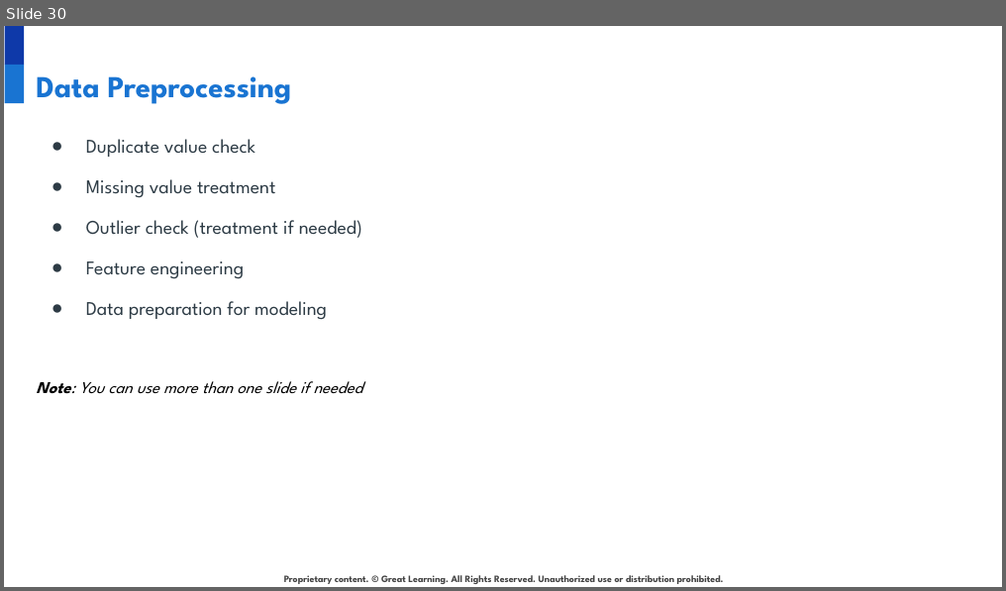
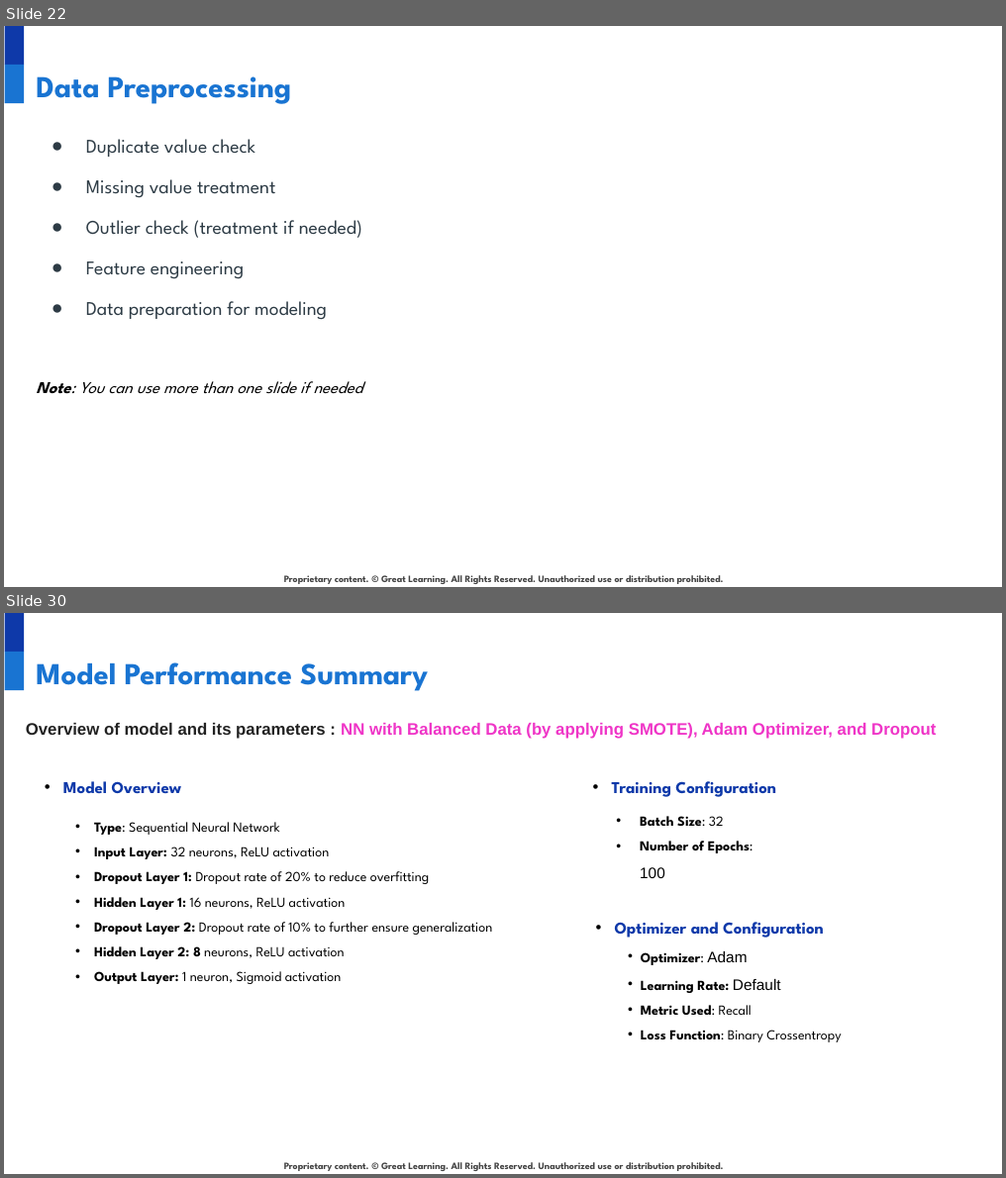
Before and after one commit to developer20sujeet/Python_For_AIML_DataScience, a slide deck: GreatLearningProject/NLP/1.Bank Churn Prediction/INN_Project_PresentationTemplate.pptx. Shown one above the other, each under a label of ours: slide 30 before the commit, slides 22 and 30 after it; the slides between them are not shown. The pictures are 1006x591 and 1006x1178 pixels, drawn with LibreOffice and Linux fonts; fonts in the diff are those of the drawing; background and template pictures are left out. Boxes give left, top, right and bottom in pixels: in the first picture for what was removed or moved away, otherwise in the second. Text is boxed around its words. In the diff, an @@ line names an element or a change of style, - is before the commit and + after.

```diff
--- a/GreatLearningProject/NLP/1.Bank Churn Prediction/INN_Project_PresentationTemplate.pptx
+++ b/GreatLearningProject/NLP/1.Bank Churn Prediction/INN_Project_PresentationTemplate.pptx
@@ slide 30 added at bbox=[4, 613, 1002, 1174], background #FFFFFF; not listed: 3 template elements that a slide beside it also shows @@
@@ title added at bbox=[36, 663, 428, 691], 22 pt, text #1974D2, bold @@
+Model Performance Summary
@@ text added at bbox=[26, 723, 936, 739], 12 pt, text #EF35C7, bold @@
+Overview of model and its parameters : NN with Balanced Data (by applying SMOTE), Adam Optimizer, and Dropout
@@ text added at bbox=[63, 781, 182, 794], 12 pt, text #0E39A9, bold @@
+• Model Overview
@@ text added at bbox=[612, 781, 776, 797], 12 pt, text #0E39A9, bold @@
+• Training Configuration
@@ text added at bbox=[640, 816, 753, 878], 10 pt, text #000000, bold @@
+• Batch Size: 32
+• Number of Epochs: 100
@@ text added at bbox=[94, 822, 493, 984], 10 pt, text #000000 @@
+          • Type: Sequential Neural Network
+          • Input Layer: 32 neurons, ReLU activation
+          • Dropout Layer 1: Dropout rate of 20% to reduce overfitting
+          • Hidden Layer 1: 16 neurons, ReLU activation
+          • Dropout Layer 2: Dropout rate of 10% to further ensure generalization
+          • Hidden Layer 2: 8 neurons, ReLU activation
+          • Output Layer: 1 neuron, Sigmoid activation
@@ text added at bbox=[615, 922, 824, 938], 12 pt, text #0E39A9, bold @@
+• Optimizer and Configuration
@@ text added at bbox=[641, 952, 841, 1043], 10 pt, text #000000, bold @@
+• Optimizer: Adam
+• Learning Rate: Default
+• Metric Used: Recall
+• Loss Function: Binary Crossentropy
@@ what was slide 30 is now slide 22 @@
```
Also in this commit, not shown: 4 slides changed, 7 other slides added, 7 slides removed, 2 other files.
